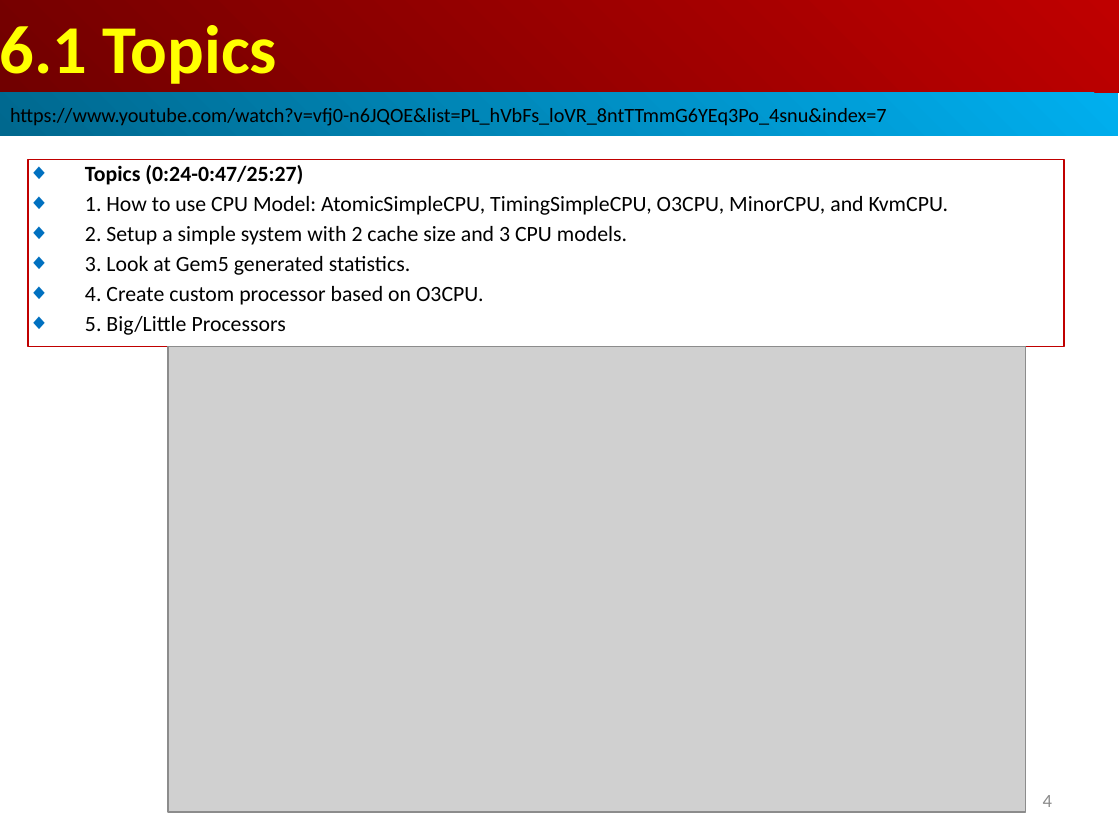
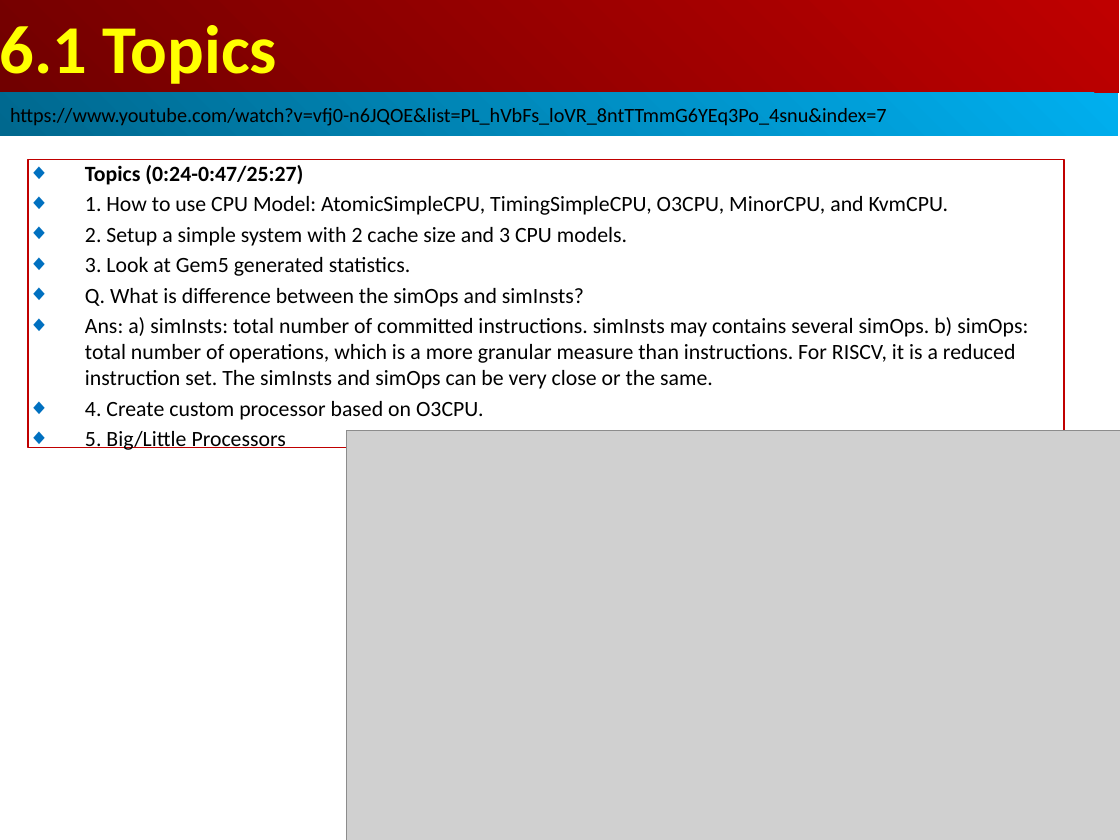
Before and after one commit to peterhchen/AIU_CS850_Gem5_McPAT, a slide deck: slide 4 of 050_Gem5/007.CPUModel/000_Video/007.CPUModel.ppt. Drawn at 1120x840 pixels with LibreOffice and Linux fonts; fonts in the diff are those of the drawing; grey boxes stand for pictures. Boxes give left, top, right and bottom in pixels: in the first picture for what was removed or moved away, otherwise in the second. Text is boxed around its words. In the diff, an @@ line names an element or a change of style, - is before the commit and + after.

```diff
--- a/050_Gem5/007.CPUModel/000_Video/007.CPUModel.ppt
+++ b/050_Gem5/007.CPUModel/000_Video/007.CPUModel.ppt
@@ rectangle "Topics (0:24-0:47/25:27)": place and size @@
-rectangle "Topics (0:24-0:47/25:27)" at [28, 159, 1064, 346]
+rectangle "Topics (0:24-0:47/25:27)" at [28, 159, 1064, 448]
@@ text in rectangle at [85, 288, 1028, 389]: paragraphs added @@
+◆ Q. What is difference between the simOps and simInsts?
+◆ Ans: a) simInsts: total number of committed instructions. simInsts may contains several simOps. b) simOps: total number of operations, which is a more granular measure than instructions. For RISCV, it is a reduced instruction set. The simInsts and simOps can be very close or the same.
@@ picture: place and size @@
-picture at [168, 346, 1026, 812]
+picture at [346, 430, 1120, 840]
@@ page number removed at [1043, 795, 1052, 807] @@
-4
```
Also in this commit, not shown: 6 other slides changed.
